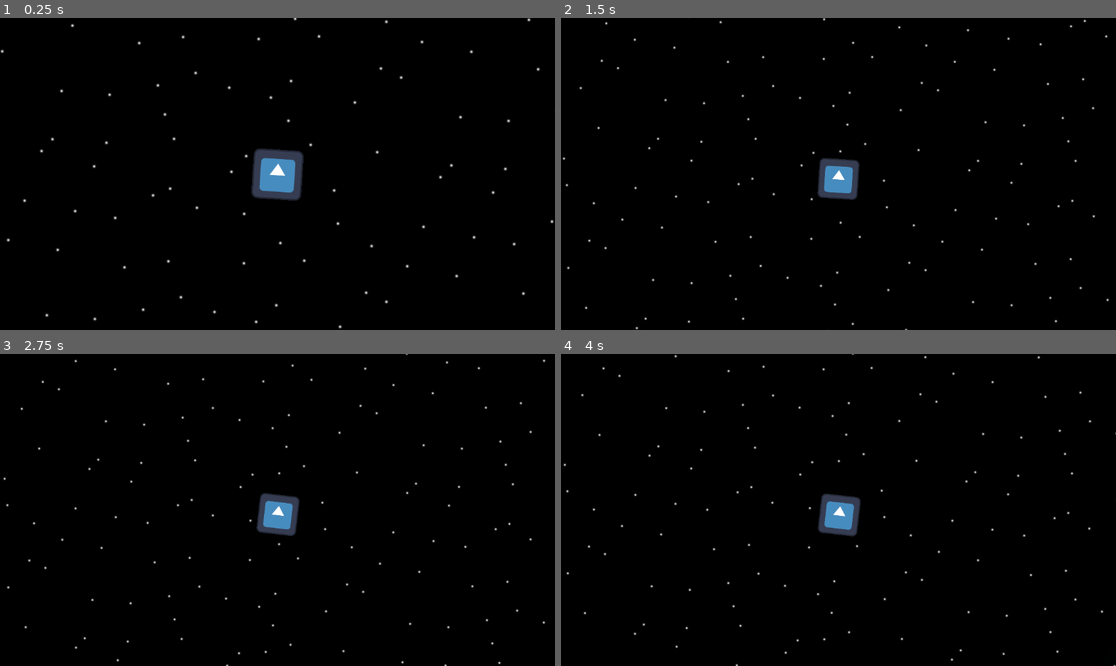
Above: before the commit, frames 1-4 (two rows, left to right).
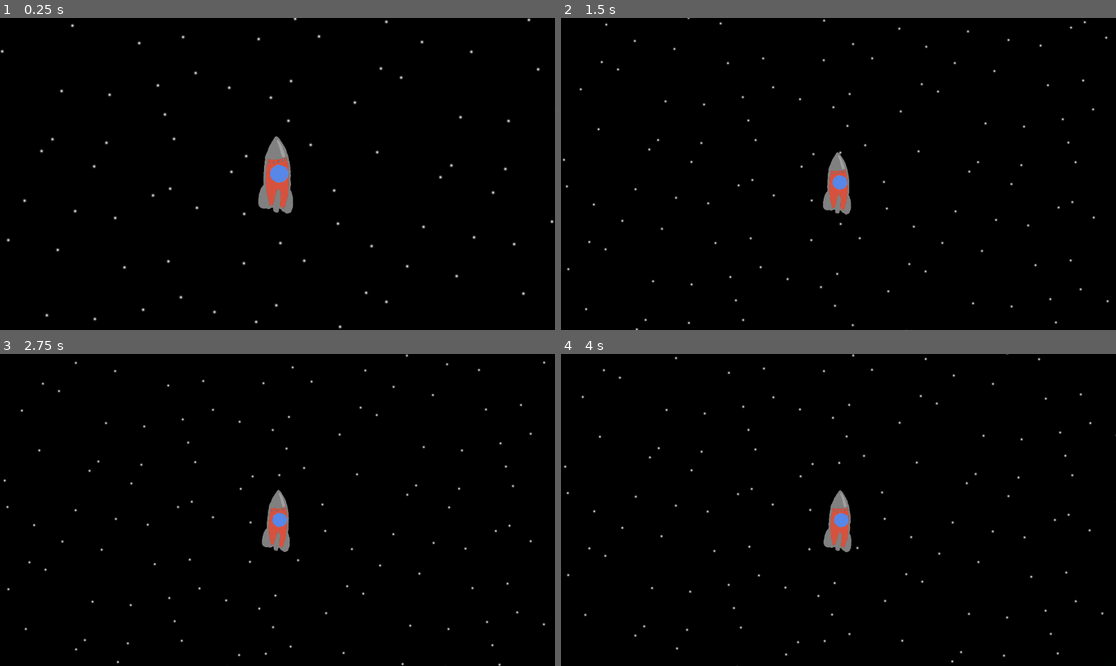
Above: after the commit, the same moments.

Repository: Casinii-it/empty-horizons
Game: Godot game, scene res://scenes/main.tscn
Same seed, same stepped clock (60 frames per second), same inputs: the game is played once before the commit and once after it. The engine's default icon, where the game draws it, is replaced by a stand-in: a white triangle on a blue panel in a dark square.
Inputs:
- Up to frame 1 (0.25 s): no input
- Up to frame 2 (1.5 s): tap A (a) at 0.6 s; tap D (d) at 0.8, 1.35 s
- Up to frame 3 (2.75 s): tap W (w) at 1.55 s; hold W (w) from 2.03 s (still down); tap A (a) at 2.3 s
- Up to frame 4 (4 s): release W (w) at 2.78 s; tap A (a) at 2.85 s; tap D (d) at 3.05, 3.6 s; hold W (w) from 3.53 s (still down)

The runs differ from the first frame. In frame 1, 1.7% of the frame differs, in the area x 45-55%, y 37-63%; in frame 2, 1.8%; in frame 3, 1.9%, in the area x 0-99%, y 0-100%; in frame 4, 1.9%.

Commit message:
Added story

Diff:
--- a/godot/scenes/main.tscn
+++ b/godot/scenes/main.tscn
@@ -6,7 +6,7 @@
 [ext_resource type="Texture2D" uid="uid://xt4ni4blyows" path="res://assets/grapple ring.svg" id="4_jyhfs"]
 [ext_resource type="Texture2D" uid="uid://c7s4xfcgb27da" path="res://assets/New Project.png" id="5_tbgi4"]
 [ext_resource type="Texture2D" uid="uid://c0enckbyj0a2u" path="res://assets/atmosphere.png" id="6_tefeu"]
-[ext_resource type="Script" uid="uid://6qtttka6omse" path="res://scenes/intro.gd" id="7_o6xl0"]
+[ext_resource type="Script" uid="uid://6qtttka6omse" path="res://scripts/intro.gd" id="7_o6xl0"]
 
 [sub_resource type="CircleShape2D" id="CircleShape2D_o5qli"]
 
@@ -25,8 +25,6 @@
 
 [node name="PhysicsController" type="Node" parent="."]
 script = ExtResource("1_o5qli")
-
-[node name="Player" parent="." instance=ExtResource("2_jyhfs")]
 
 [node name="Planets" type="Node" parent="."]
 
@@ -65,12 +63,14 @@
 [node name="Sprite2D" type="Sprite2D" parent="Planets/StaticBody2D2"]
 texture = ExtResource("4_jyhfs")
 
+[node name="Player" parent="." instance=ExtResource("2_jyhfs")]
+
 [node name="UI" type="Node" parent="."]
 
 [node name="Intro" type="Node" parent="UI"]
 script = ExtResource("7_o6xl0")
 
-[node name="RichTextLabel" type="RichTextLabel" parent="UI/Intro"]
+[node name="Title" type="RichTextLabel" parent="UI/Intro"]
 offset_left = -781.0
 offset_top = 1724.0
 offset_right = -20.0
@@ -82,7 +82,7 @@
 scroll_active = false
 autowrap_mode = 0
 
-[node name="RichTextLabel2" type="RichTextLabel" parent="UI/Intro"]
+[node name="Credits" type="RichTextLabel" parent="UI/Intro"]
 offset_left = 385.99994
 offset_top = 3777.0
 offset_right = 1441.0
@@ -91,7 +91,9 @@
 scale = Vector2(1.0653887, 1.0716714)
 bbcode_enabled = true
 text = "[font_size=100]A short story game by
-Oliver and Jonathan"
+Oliver, Jonathan and An"
 fit_content = true
 scroll_active = false
 autowrap_mode = 0
+
+[node name="Node" type="Node" parent="UI"]
--- a/godot/scenes/player.tscn
+++ b/godot/scenes/player.tscn
@@ -1,30 +1,62 @@
-[gd_scene load_steps=6 format=3 uid="uid://b3fld2hp0n346"]
+[gd_scene load_steps=9 format=3 uid="uid://b3fld2hp0n346"]
 
-[ext_resource type="Texture2D" uid="uid://n1v4q5faucyu" path="res://icon.svg" id="1_3vyb7"]
 [ext_resource type="Script" uid="uid://cx8du5qtu1mr0" path="res://scripts/movement.gd" id="1_g2els"]
-[ext_resource type="AudioStream" uid="uid://lcfnftedya85" path="res://assets/rocket.mp3" id="3_dqkch"]
-[ext_resource type="Script" uid="uid://c3gccg8vkilo" path="res://scenes/camera_2d.gd" id="3_qhqgy"]
+[ext_resource type="AudioStream" uid="uid://ctvn57dsj0cs" path="res://assets/rocket.mp3" id="3_dqkch"]
+[ext_resource type="Script" uid="uid://c3gccg8vkilo" path="res://scripts/camera_2d.gd" id="3_qhqgy"]
+[ext_resource type="AudioStream" uid="uid://d2pfv452xg2wf" path="res://assets/rocket_rcs.mp3" id="3_qlg0r"]
+[ext_resource type="Texture2D" uid="uid://kn4vb1yggn8" path="res://assets/rocket_model/rocket.png" id="3_tuyoq"]
+[ext_resource type="Script" uid="uid://cwgguan2f61vn" path="res://scripts/story_controller.gd" id="6_tuyoq"]
 
 [sub_resource type="RectangleShape2D" id="RectangleShape2D_qhqgy"]
-size = Vector2(126, 126)
+size = Vector2(80, 184)
+
+[sub_resource type="SpriteFrames" id="SpriteFrames_fjrip"]
 
 [node name="Node" type="Node"]
+
+[node name="Node2D" type="Node2D" parent="."]
+
+[node name="Camera2D" type="Camera2D" parent="Node2D"]
+script = ExtResource("3_qhqgy")
+
+[node name="Node2D" type="Node2D" parent="Node2D/Camera2D"]
+position = Vector2(-450, 200)
+scale = Vector2(0.62, 0.62)
+
+[node name="Thoughts" type="RichTextLabel" parent="Node2D/Camera2D/Node2D"]
+offset_right = 761.0
+offset_bottom = 137.0
+scale = Vector2(0.641609, 0.64539266)
+theme_override_constants/outline_size = 35
+bbcode_enabled = true
+text = "[font_size=100]"
+fit_content = true
+scroll_active = false
+autowrap_mode = 0
 
 [node name="RigidBody2D" type="RigidBody2D" parent="."]
 script = ExtResource("1_g2els")
 
 [node name="Sprite2D" type="Sprite2D" parent="RigidBody2D"]
-texture = ExtResource("1_3vyb7")
+scale = Vector2(0.39999998, 0.39999998)
+texture = ExtResource("3_tuyoq")
 
 [node name="CollisionShape2D" type="CollisionShape2D" parent="RigidBody2D"]
 shape = SubResource("RectangleShape2D_qhqgy")
 
-[node name="AudioStreamPlayer2D" type="AudioStreamPlayer2D" parent="RigidBody2D"]
+[node name="RCS" type="AudioStreamPlayer2D" parent="RigidBody2D"]
+stream = ExtResource("3_qlg0r")
+volume_db = -2.305
+autoplay = true
+
+[node name="Rocket" type="AudioStreamPlayer2D" parent="RigidBody2D"]
 stream = ExtResource("3_dqkch")
 volume_db = -2.305
 autoplay = true
 
-[node name="Node2D" type="Node2D" parent="."]
+[node name="AnimatedSprite2D" type="AnimatedSprite2D" parent="RigidBody2D"]
+scale = Vector2(1.88, 1.88)
+sprite_frames = SubResource("SpriteFrames_fjrip")
 
-[node name="Camera2D" type="Camera2D" parent="Node2D"]
-script = ExtResource("3_qhqgy")
+[node name="Story Controller" type="Node" parent="."]
+script = ExtResource("6_tuyoq")
--- a/godot/scripts/movement.gd
+++ b/godot/scripts/movement.gd
@@ -3,7 +3,7 @@
 const ACCELERATION = 10000
 const ROTATIONAL_SPEED = 70
 
-var cutscene = true
+@export var cutscene = true
 
 func vector_to_radians(vector):
 	return Vector2.DOWN.angle_to(vector)
@@ -29,11 +29,11 @@
 func _process(delta: float) -> void:
 	var gravity_vec = get_gravity_force(delta)
 	apply_force(gravity_vec)
-	var scale = min(max((gravity_vec.length()-20)/100, .4), 1.2)
-	get_node("../Node2D/Camera2D").zoom = lerp(get_node("../Node2D/Camera2D").zoom, Vector2(scale, scale), 0.05)
+	var camera_scale = min(max((gravity_vec.length()-20)/100, .4), 1.2)
+	get_node("../Node2D/Camera2D").zoom = lerp(get_node("../Node2D/Camera2D").zoom, Vector2(camera_scale, camera_scale), 0.05)
 	var camera_node = get_node("../Node2D")
 	camera_node.rotation = vector_to_radians(gravity_vec.normalized())
-	camera_node.position = lerp(camera_node.position, position, 0.1)
+	camera_node.position = lerp(camera_node.position, position, 0.05)
 
 	if cutscene:
 		pass #return
@@ -42,6 +42,12 @@
 	var forward_thrust = Input.get_action_strength("w") * ACCELERATION * delta
 	apply_force(radians_to_vector(rotation - PI/2) * forward_thrust)
 	if forward_thrust:
-		get_node("AudioStreamPlayer2D").stream_paused = false
+		get_node("Rocket").stream_paused = false
+		get_node("AnimatedSprite2D")
 	else:
-		get_node("AudioStreamPlayer2D").stream_paused = true
+		get_node("Rocket").stream_paused = true
+
+	if Input.get_axis("a", "d"):
+		get_node("RCS").stream_paused = false
+	else:
+		get_node("RCS").stream_paused = true
--- /dev/null
+++ b/godot/scripts/story_controller.gd
@@ -0,0 +1,43 @@
+extends Node
+
+func change_thoughts(string, duration:float = 0, size=100):
+	if duration <= 0:
+		var format_string = "[font_size=%s] %s"
+		get_node("../Node2D/Camera2D/Node2D/Thoughts").text = format_string % [size, string]
+	else:
+		var time_per_char = duration/len(string)
+		var new_string = "[font_size=%s] " % size
+		for i in string:
+			await get_tree().create_timer(time_per_char).timeout
+			new_string += str(i)
+			get_node("../Node2D/Camera2D/Node2D/Thoughts").text = new_string
+
+func clear_thoughts():
+	get_node("../Node2D/Camera2D/Node2D/Thoughts").text = ""
+
+
+func _ready() -> void:
+	clear_thoughts()
+	get_node("../RigidBody2D").cutscene = true
+
+	await get_tree().create_timer(28).timeout
+	get_node("../RigidBody2D").cutscene = false
+
+	change_thoughts("....", 4)
+	await get_tree().create_timer(6).timeout
+
+	change_thoughts("Where...  am I?", 1)
+	await get_tree().create_timer(3).timeout
+
+	change_thoughts("I need to get back...", 1)
+	await get_tree().create_timer(4).timeout
+
+	clear_thoughts()
+
+
+
+
+
+# Called every frame. 'delta' is the elapsed time since the previous frame.
+func _process(delta: float) -> void:
+	pass
Not shown, removed: godot/.gdextension.uid
Not shown, added: godot/assets/props/hay.png.import
Not shown, changed: godot/assets/rocket.mp3.import
Not shown, added: godot/assets/rocket_model/rocket.png.import
Not shown, added: godot/assets/rocket_model/rocket_fire_1.png.import
Not shown, added: godot/assets/rocket_model/rocket_fire_2.png.import
Not shown, added: godot/assets/rocket_model/rocket_fire_3.png.import
Not shown, added: godot/assets/rocket_rcs.mp3.import
Renamed: godot/scenes/audio_stream_player_2d.gd -> godot/scripts/audio_stream_player_2d.gd
Renamed: godot/scenes/audio_stream_player_2d.gd.uid -> godot/scripts/audio_stream_player_2d.gd.uid
Renamed: godot/scenes/camera_2d.gd -> godot/scripts/camera_2d.gd
Renamed: godot/scenes/camera_2d.gd.uid -> godot/scripts/camera_2d.gd.uid
(and 8 more such lines)
